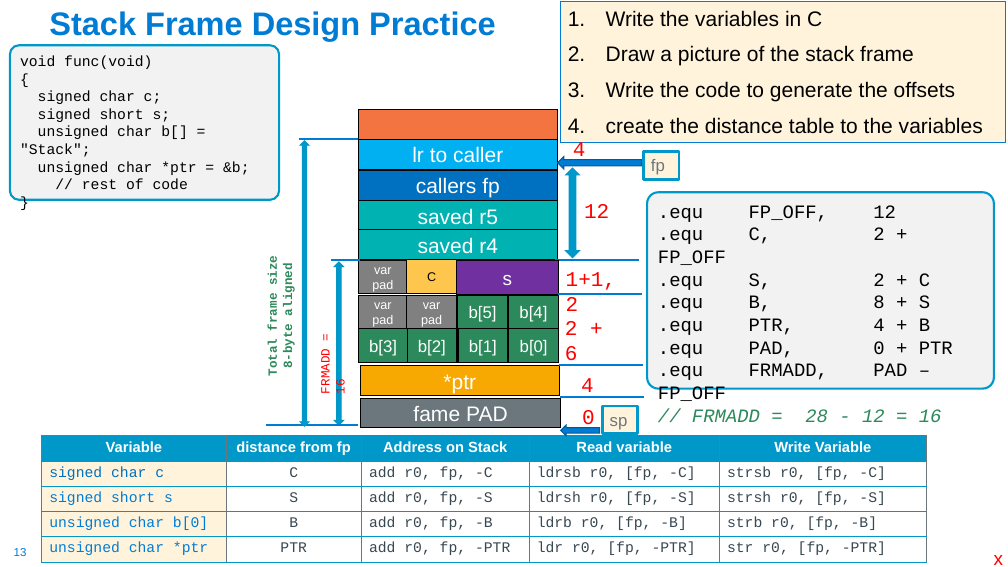
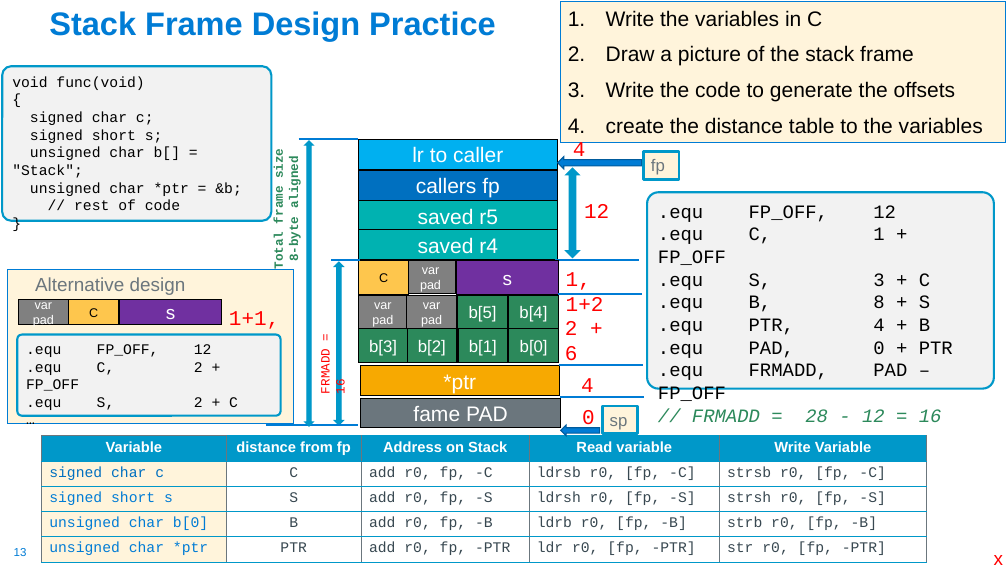
Before and after one commit to cse30-sp24/Muller-Slides, a slide deck: slide 13 of Lecture-18.pptx. Drawn at 1008x567 pixels with LibreOffice and Linux fonts; fonts in the diff are those of the drawing. Boxes give left, top, right and bottom in pixels: in the first picture for what was removed or moved away, otherwise in the second. Text is boxed around its words. In the diff, an @@ line names an element or a change of style, - is before the commit and + after.

```diff
--- a/Lecture-18.pptx
+++ b/Lecture-18.pptx
@@ rounded rectangle "void func(void)": place and size @@
-rounded rectangle "void func(void)" at box(10, 45, 279, 200)
+rounded rectangle "void func(void)" at box(2, 67, 271, 221)
@@ rectangle removed at box(358, 110, 558, 139) @@
@@ text "Total frame size": place and size @@
-text "Total frame size" at box(266, 259, 296, 376)
+text "Total frame size" at box(272, 151, 302, 269)
@@ up down arrow: place and size @@
-up down arrow at box(300, 141, 309, 426)
+up down arrow at box(305, 141, 314, 426)
@@ text in rounded rectangle at box(658, 227, 930, 290): text changed @@
-.equ C, 2 + FP_OFF
-.equ S, 2 + C
+.equ C, 1 + FP_OFF
+.equ S, 3 + C
@@ rectangle "C": place and size @@
-rectangle "C" at box(407, 259, 457, 293)
+rectangle "C" at box(359, 260, 409, 294)
@@ rectangle "var pad": place and size @@
-rectangle "var pad" at box(358, 260, 408, 294)
+rectangle "var pad" at box(406, 260, 456, 294)
@@ text at box(566, 272, 604, 311): text changed @@
-1+1, 2
+1, 1+2
@@ group added at box(8, 269, 293, 423): 4 rectangles, 2 texts @@
+Alternative design
+s
+var pad
+C
+1+1,2
@@ rounded rectangle added at box(17, 335, 281, 416), fill #F2F2F2, outline #0098C9 2 pt, 14 pt, text #000000 @@
+.equ FP_OFF, 12
+.equ C, 2 + FP_OFF
+.equ S, 2 + C
+…
```
Also in this commit, not shown: 1 other slide changed, 3 other files.
